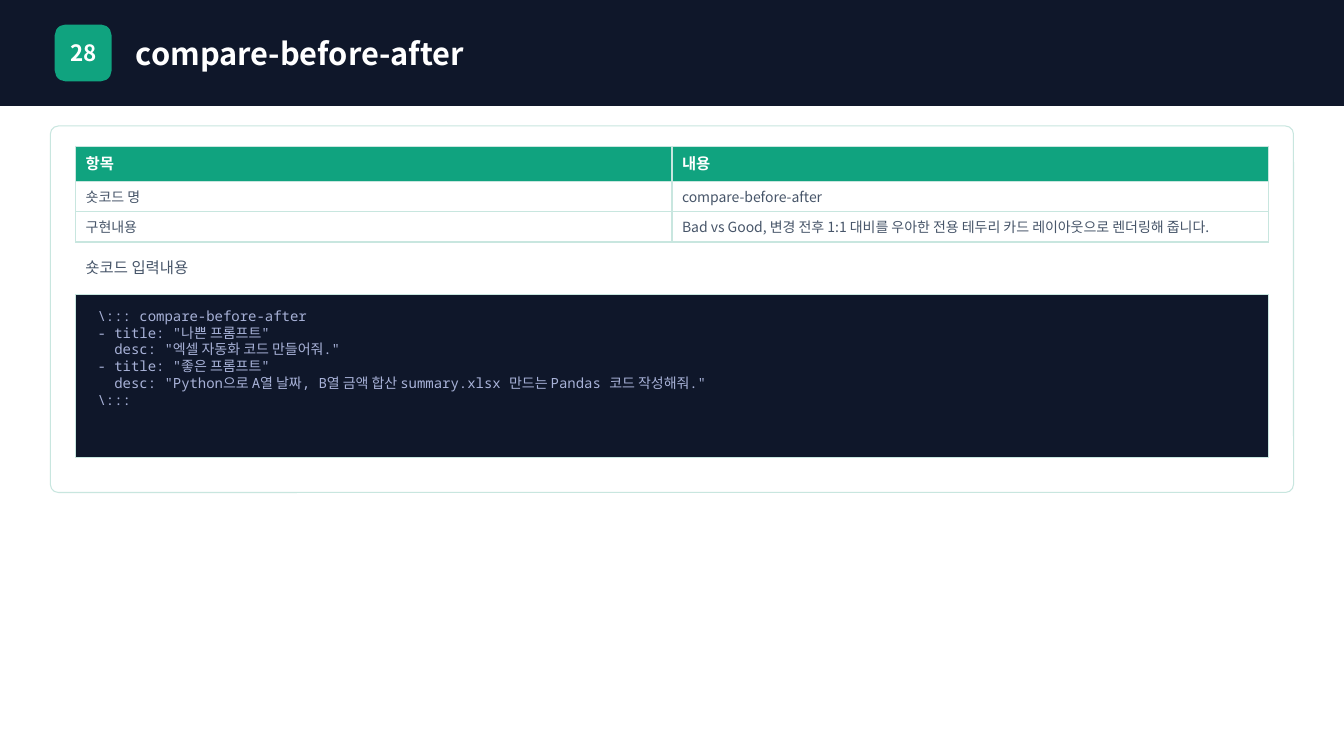
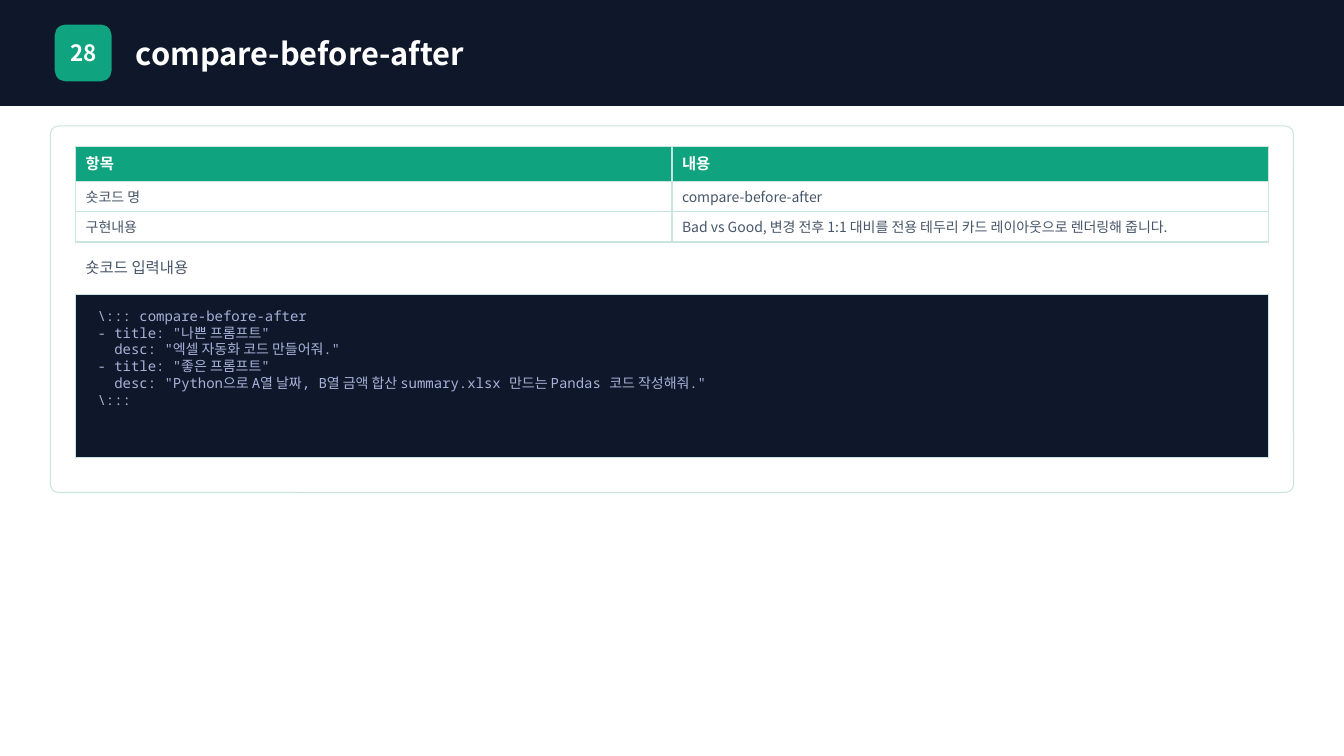
Before and after one commit to chamgil71/creative-spark, a slide deck: slide 31 of public/showcase/showcase.pptx (slide 36 before the commit). Drawn at 1344x756 pixels with LibreOffice and Linux fonts; fonts in the diff are those of the drawing. Boxes give left, top, right and bottom in pixels: in the first picture for what was removed or moved away, otherwise in the second. Text is boxed around its words. In the diff, an @@ line names an element or a change of style, - is before the commit and + after.

```diff
--- a/public/showcase/showcase.pptx
+++ b/public/showcase/showcase.pptx
@@ table at (76, 146, 1269, 247) @@
-row 3, column 2: Bad vs Good, 변경 전후 1:1 대비를 우아한 전용 테두리 카드 레이아웃으로 렌더링해 줍니다.
+row 3, column 2: Bad vs Good, 변경 전후 1:1 대비를 전용 테두리 카드 레이아웃으로 렌더링해 줍니다.
```
Also in this commit, not shown: 14 other slides changed, 4 slides added, 5 slides removed, 50 other files.
